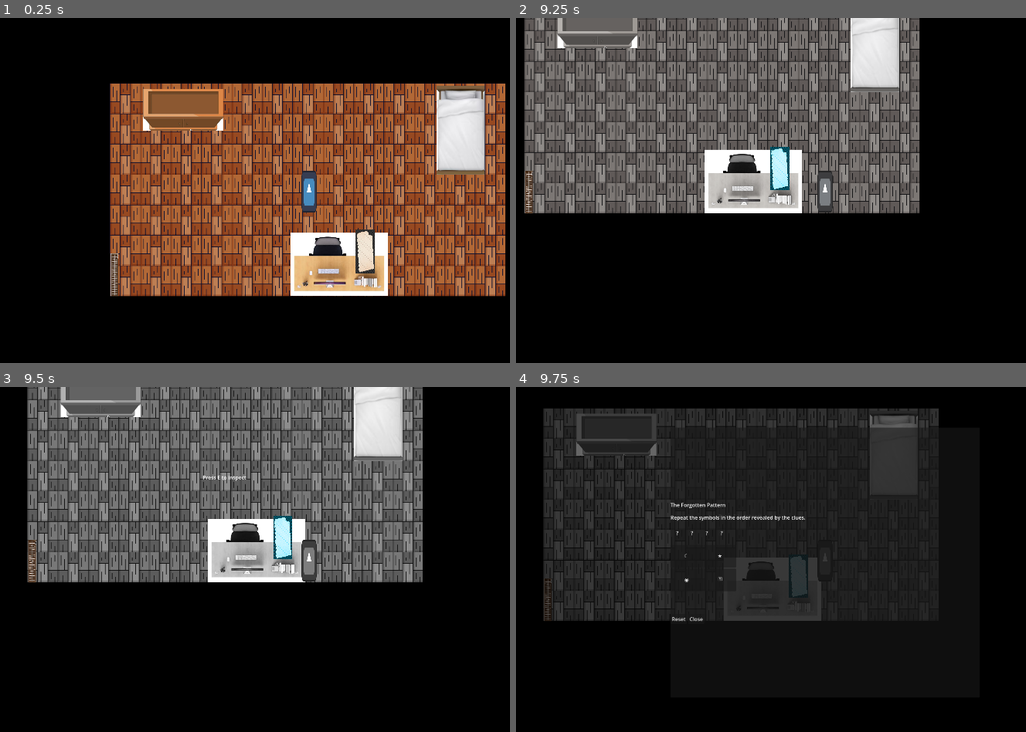
Above: before the commit, frames 1-4 (two rows, left to right).
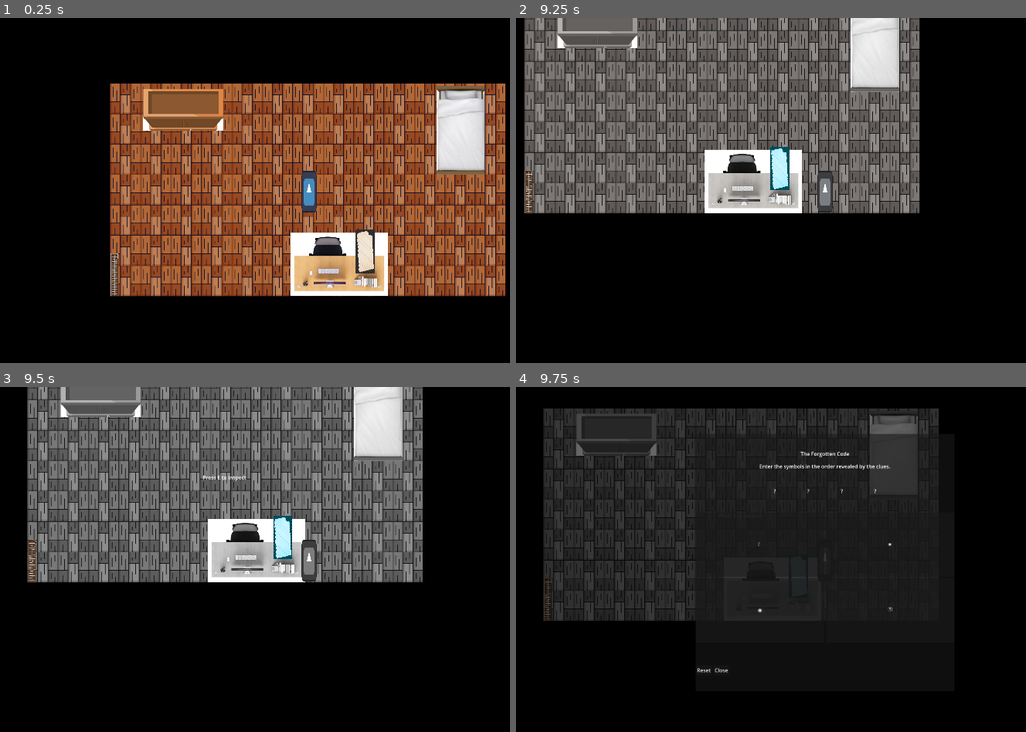
Above: after the commit, the same moments.

Repository: mohm-hyd/GoingToSchool
Game: Godot game, scene res://bedroom.tscn
Two runs of this game, one before a commit and one after it. Both use one fixed random seed, a clock stepped at 60 frames per second and the inputs below. The engine's default icon, where the game draws it, is replaced by a stand-in: a white triangle on a blue panel in a dark square.
Inputs:
- Up to frame 1 (0.25 s): no input
- Up to frame 2 (9.25 s): tap Enter at 0.5, 4.25, 6.5 s; hold Right (move_right) 0.53-1.28 s; hold E (interact) 0.53-1.28 s; hold Down (move_down) 1.28-2.03 s; tap Space (toggle_grayscale) at 1.35, 2.75, 2.85, 4.35, 5, 5.85, 7.35, 8, 8.85 s; hold Right (move_right) 2.03-2.78 s; hold E (interact) 2.03-2.78 s; hold Up (move_up) 2.78-3.53 s; hold E (interact) 3.53-4.28 s; hold Left (move_left) 3.53-5.03 s; hold Down (move_down) 5.03-5.78 s; hold E (interact) 5.03-5.78 s; hold Right (move_right) 5.78-6.53 s; hold Up (move_up) 6.53-7.28 s; hold E (interact) 6.53-7.28 s; hold Right (move_right) 7.28-8.03 s; hold Down (move_down) 8.03-8.78 s; hold E (interact) 8.03-8.78 s; hold Left (move_left) from 8.78 s (still down)
- Up to frame 3 (9.5 s): keep holding Left (move_left)
- Up to frame 4 (9.75 s): release Left (move_left) at 9.53 s; hold Up (move_up) from 9.53 s (still down); hold E (interact) from 9.53 s (still down)

Frames 1-3 are identical in both runs. In frame 4, 1.0% of the frame differs, in the area x 30-79%, y 11-83%.

Commit message:
resized puzzle ui

Diff:
--- a/clue_object.gd
+++ b/clue_object.gd
@@ -2,9 +2,9 @@
 
 @onready var highlight: Sprite2D = $Highlight
 
-@export var puzzle_id: String = "wardrobe_sequence"
-@export var puzzle_title: String = "The Forgotten Pattern"
-@export_multiline var puzzle_description: String = "Repeat the symbols in the order revealed by the clues."
+@export var puzzle_id: String = "safe_sequence"
+@export var puzzle_title: String = "The Forgotten Code"
+@export_multiline var puzzle_description: String = "Enter the symbols in the order revealed by the clues."
 
 @export var available_symbols: Array[String] = ["☾", "★", "◉", "⚿"]
 @export var correct_sequence: Array[String] = ["☾", "◉", "★", "⚿"]
--- a/puzzle_ui.gd
+++ b/puzzle_ui.gd
@@ -63,7 +63,7 @@
 	for symbol in symbols:
 		var button := Button.new()
 		button.text = symbol
-		button.custom_minimum_size = Vector2(100, 70)
+		button.custom_minimum_size = Vector2(400, 200)
 		button.pressed.connect(_on_symbol_pressed.bind(symbol))
 		symbol_buttons.add_child(button)
 
@@ -102,7 +102,7 @@
 
 	for i in range(correct_sequence.size()):
 		var slot := Label.new()
-		slot.custom_minimum_size = Vector2(42, 42)
+		slot.custom_minimum_size = Vector2(100, 100)
 		slot.horizontal_alignment = HORIZONTAL_ALIGNMENT_CENTER
 		slot.vertical_alignment = VERTICAL_ALIGNMENT_CENTER
 
--- a/puzzle_ui.tscn
+++ b/puzzle_ui.tscn
@@ -24,7 +24,7 @@
 grow_vertical = 2
 
 [node name="PuzzlePanel" type="PanelContainer" parent="DimBackground/CenterContainer" unique_id=733858487]
-custom_minimum_size = Vector2(960, 840)
+custom_minimum_size = Vector2(800, 800)
 layout_mode = 2
 
 [node name="Content" type="VBoxContainer" parent="DimBackground/CenterContainer/PuzzlePanel" unique_id=873191740]
@@ -33,20 +33,24 @@
 alignment = 1
 
 [node name="Title" type="Label" parent="DimBackground/CenterContainer/PuzzlePanel/Content" unique_id=580916253]
-custom_minimum_size = Vector2(400, 0)
+custom_minimum_size = Vector2(500, 0)
 layout_mode = 2
-autowrap_mode = 2
+horizontal_alignment = 1
+autowrap_mode = 3
 
 [node name="Description" type="Label" parent="DimBackground/CenterContainer/PuzzlePanel/Content" unique_id=1792716381]
-custom_minimum_size = Vector2(400, 0)
+custom_minimum_size = Vector2(500, 0)
 layout_mode = 2
-autowrap_mode = 2
+horizontal_alignment = 1
+autowrap_mode = 3
 
 [node name="SequenceDisplay" type="HBoxContainer" parent="DimBackground/CenterContainer/PuzzlePanel/Content" unique_id=719786513]
 layout_mode = 2
+alignment = 1
 
 [node name="SymbolButtons" type="GridContainer" parent="DimBackground/CenterContainer/PuzzlePanel/Content" unique_id=472452166]
 layout_mode = 2
+size_flags_horizontal = 4
 columns = 2
 
 [node name="PuzzleContent" type="Control" parent="DimBackground/CenterContainer/PuzzlePanel/Content" unique_id=1419113700]
